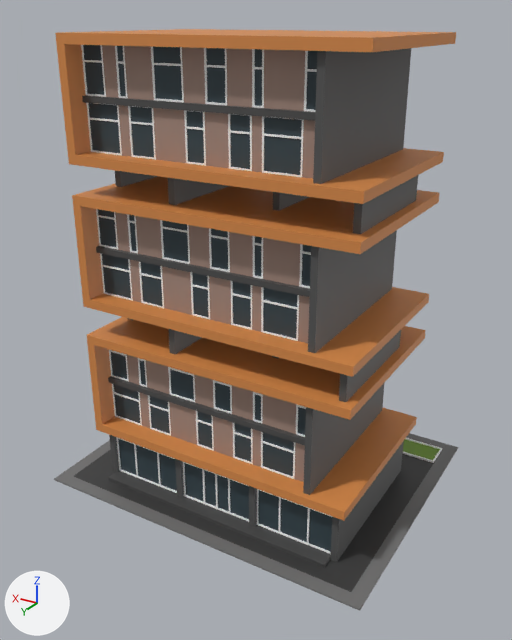
The glTF model godot/assets/citykits/kit4/b_56.glb, before and after one commit.
One viewpoint serves both versions: a camera (50 mm lens) standing at (-23.6, 40.5, 32.4) and looking at (-0.2, 1.4, 12.8). Every picture has the same lights, and +X, +Y and +Z are marked at lower left. The first picture is the older version. Vertices at exactly the same position are counted once.

Names of what the first picture shows: 'highlivingbuilding_a.002'.
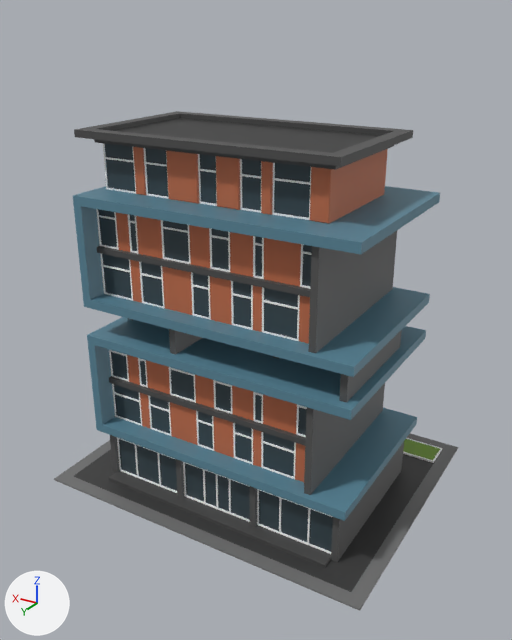
The change, as a list of edits to the scene's bpy script:
```text
Change me_cube_062:
    used by ob_highlivingbuilding_a_002; location = (0.0, 0.0, 0.0)
    remove me_cube_062.from_pydata(...)  # 2740 vertices, 5164 faces; spans x -12.5..12.5, y -10.0..10.0, z 0.0..31.4
    add me_cube_062.from_pydata(...)  # 2388 vertices, 4484 faces; spans x -12.5..12.5, y -10.0..10.0, z 0.0..25.6
    me_cube_062 part 1: the loose piece of 8 vertices spanning x -1.4..0.2, y 6.3..6.4, z 24.3..27.4 is moved by (-1.6, 0.0, -6.3)
    me_cube_062 part 2: the loose piece of 24 vertices spanning x -3.6..-2.9, y 6.3..6.4, z 27.8..30.8 is moved by (0.0, 0.0, -9.7)
    me_cube_062 part 3: the loose piece of 8 vertices spanning x -2.9..-1.3, y -3.6..-3.5, z 8.1..11.2 is moved by (0.0, 9.9, 0.0)
    me_cube_062 part 4: the loose piece of 24 vertices spanning x -3.6..-2.9, y 6.3..6.4, z 18.0..21.2 is moved by (0.0, 0.0, -9.9)
    me_cube_062 part 5: the loose piece of 8 vertices spanning x -2.9..-1.3, y 6.3..6.4, z 8.1..11.2 is moved by (0.0, -9.9, 0.0)
    me_cube_062 part 6: the loose piece of 24 vertices spanning x 0.2..1.6, y 6.3..6.4, z 24.3..27.4 is moved by (0.0, -1.1, -2.6)
    me_cube_062 part 7: the loose piece of 24 vertices spanning x 3.9..5.8, y 6.3..6.4, z 24.3..27.4 is moved by (0.0, -1.1, -2.6)
    me_cube_062 part 8: the loose piece of 24 vertices spanning x 6.6..9.2, y 6.3..6.4, z 24.3..27.4 is moved by (0.0, -1.1, -2.6)
    me_cube_062 part 9: the loose piece of 24 vertices spanning x -2.9..-1.4, y 6.3..6.4, z 24.3..27.4 is moved by (0.0, -1.1, -2.6)
    me_cube_062 part 10: the loose piece of 24 vertices spanning x -6.1..-3.5, y 6.3..6.4, z 24.3..27.4 is moved by (0.0, -1.1, -2.6)
    me_cube_062 part 11: 35 loose pieces with 472 vertices, spanning x -9.6..9.2, y -4.5..6.4, z 8.1..30.8, are deleted
    me_cube_062 part 12: 36 vertices moved from x -11.4..3.1, y -8.9..6.9, z 0.1..4.1 to x -11.4..3.0, y -8.9..6.9, z 0.2..4.1; 132 vertices removed from x -10.2..9.8, y -5.2..7.8, z 0.3..31.4; 252 vertices added at x -8.3..10.4, y -4.5..6.9, z 0.3..25.6
    me_cube_062 part 13: 448 kept faces spanning x -10.3..9.8, y -5.2..7.8, z 4.1..21.7 get new texture (UV) coordinates
    other edits to the shape of me_cube_062 do not show in these pictures
```

Where the change shows, as pixel boxes [x1, y1, x2, y2] in the pictures (512 x 640 px; the box of a moved part takes in the faces that stretch with it):
'highlivingbuilding_a.002', reshaped (14% shorter)
    before: [54, 29, 458, 611]
    after: [54, 111, 458, 611]
part 1 of me_cube_062, moved or reshaped
    before: [205, 112, 229, 168]
    after: [230, 232, 253, 277]
part 2 of me_cube_062, moved or reshaped
    before: [252, 49, 264, 108]
    after: [253, 236, 264, 279]
part 3 of me_cube_062, moved or reshaped (not visible before)
    after: [232, 386, 253, 421]
part 4 of me_cube_062, moved or reshaped
    before: [253, 236, 263, 279]
    after: [253, 392, 263, 424]
part 5 of me_cube_062, moved or reshaped (not visible afterwards)
    before: [232, 386, 253, 421]
part 6 of me_cube_062, moved or reshaped
    before: [184, 110, 206, 166]
    after: [198, 154, 217, 206]
part 7 of me_cube_062, moved or reshaped
    before: [128, 106, 156, 160]
    after: [143, 148, 169, 199]
part 8 of me_cube_062, moved or reshaped
    before: [86, 103, 122, 155]
    after: [103, 143, 136, 194]
part 9 of me_cube_062, moved or reshaped
    before: [228, 114, 252, 171]
    after: [240, 159, 261, 213]
part 10 of me_cube_062, moved or reshaped
    before: [262, 116, 304, 177]
    after: [272, 163, 311, 220]
part 11 of me_cube_062, deleted
    before: [81, 45, 418, 424]
part 12 of me_cube_062, moved or reshaped
    before: [55, 29, 456, 532]
    after: [74, 111, 440, 533]
part 13 of me_cube_062, surface changed (brown to cyan)
    before: [72, 176, 440, 521]
    after: [73, 186, 440, 521]
